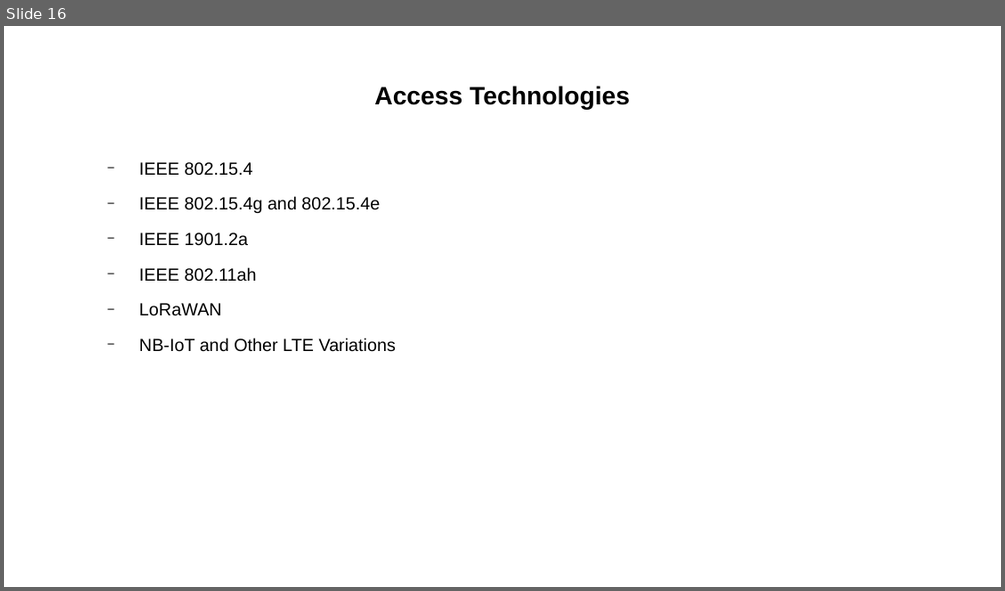
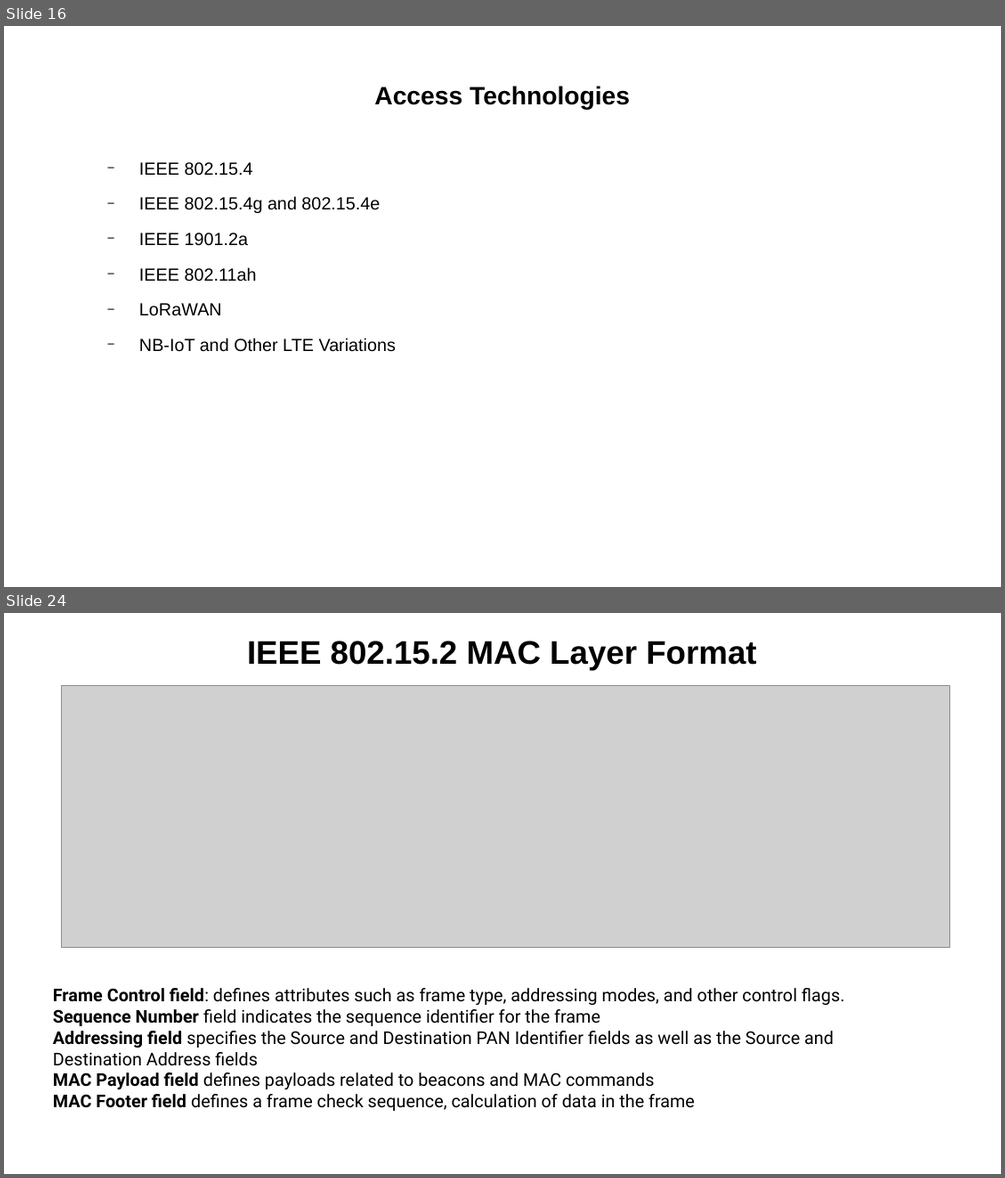
Before and after one commit to Dihfahsih1/Masters-Software-Engineering, a slide deck: yr-sem1/IoT/chapter-4-slides.odp. Shown one above the other, each under a label of ours: slide 16 before the commit, slides 16 and 24 after it; the slides between them are not shown. The pictures are 1005x591 and 1005x1178 pixels, drawn with LibreOffice and Linux fonts; fonts in the diff are those of the drawing; grey boxes stand for pictures. Boxes give left, top, right and bottom in pixels: in the first picture for what was removed or moved away, otherwise in the second. Text is boxed around its words. In the diff, an @@ line names an element or a change of style, - is before the commit and + after.

```diff
--- a/yr-sem1/IoT/chapter-4-slides.odp
+++ b/yr-sem1/IoT/chapter-4-slides.odp
@@ slide 24 added at <box>4,613,1001,1174</box>, background #FFFFFF @@
@@ title added at <box>247,641,756,671</box>, 26 pt, text #000000, bold @@
+IEEE 802.15.2 MAC Layer Format
@@ picture added at <box>62,685,950,948</box> @@
@@ text added at <box>53,988,845,1111</box>, 14 pt, text #000000 @@
+Frame Control field: defines attributes such as frame type, addressing modes, and other control flags.
+Sequence Number field indicates the sequence identifier for the frame
+Addressing field specifies the Source and Destination PAN Identifier fields as well as the Source and Destination Address fields
+MAC Payload field defines payloads related to beacons and MAC commands
+MAC Footer field defines a frame check sequence, calculation of data in the frame
```
Also in this commit, not shown: 15 other slides added, 4 other files.
